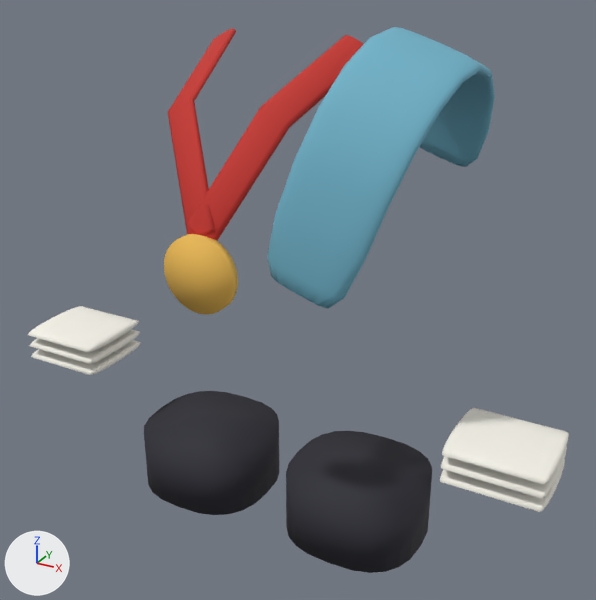
What one commit did to the glTF model public/arc/fighter/extras.glb.
Camera for both pictures: a 50 mm lens placed at (0.661, -1.151, 1.248), pointed at (0.033, -0.01, 0.677). The lights are fixed; the arrows at lower left show +X, +Y and +Z. The picture after the commit comes second. Where no turn or scale is listed for an object, it has been applied to the vertices.

Names of what the first picture shows: 'x_kneeL', 'x_kneeR', 'x_medal', 'x_ribbon', 'x_tapeL', 'x_tapeR', 'x_towel'.
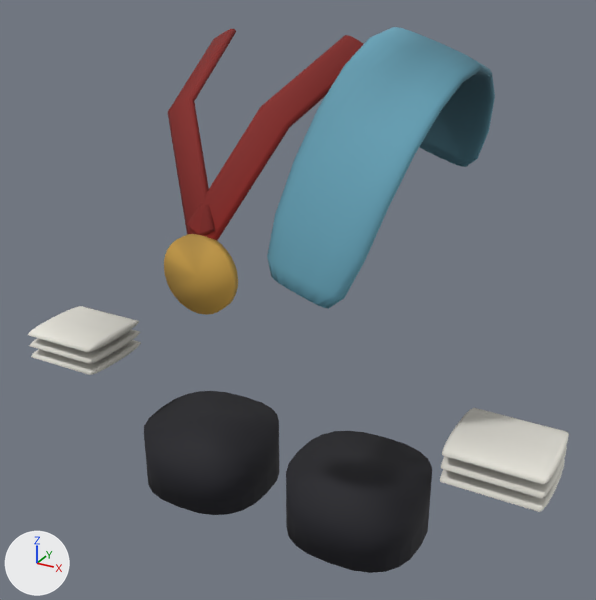
Location of each change, (x1, y1, x2, y2) in pixels of the pictures (596 x 600 px):
'x_ribbon', recoloured (darker)
    both: (168, 29, 363, 241)
'x_tapeL', recoloured
    both: (440, 408, 569, 512)
'x_tapeR', recoloured
    both: (29, 306, 141, 375)
'x_medal', recoloured
    both: (164, 234, 238, 315)

Diff of the bpy script that builds the scene:
```diff
--- a/public/arc/fighter/extras.glb.py
+++ b/public/arc/fighter/extras.glb.py
@@ mat_pad @@
 n0 = _N.new('ShaderNodeBsdfPrincipled'); n0.name = 'Principled BSDF'
-n0.inputs[0].default_value = (0.022, 0.022, 0.0331, 1.0)  # 'Base Color', dark grey #292933
 n0.inputs[2].default_value = 0.8  # 'Roughness'
 n1 = _N.new('ShaderNodeOutputMaterial'); n1.name = 'Material Output'
+n2 = _N.new('ShaderNodeMix'); n2.name = 'Mix'
+n2.data_type = 'RGBA'
+n2.blend_type = 'MULTIPLY'
+n2.inputs[0].default_value = 1.0  # 'Factor'
+n2.inputs[7].default_value = (0.022, 0.022, 0.0331, 1.0)  # 'B', dark grey #292933
+n3 = _N.new('ShaderNodeVertexColor'); n3.name = 'Color Attribute'
 _L.new(n0.outputs[0], n1.inputs[0])  # 'BSDF' to 'Surface'
+_L.new(n2.outputs[2], n0.inputs[0])  # 'Result' to 'Base Color'
+_L.new(n3.outputs[0], n2.inputs[6])  # 'Color' to 'A'
@@ mat_tape @@
 n0 = _N.new('ShaderNodeBsdfPrincipled'); n0.name = 'Principled BSDF'
-n0.inputs[0].default_value = (0.933, 0.911, 0.828, 1.0)  # 'Base Color', white #f7f5eb
 n0.inputs[2].default_value = 0.8  # 'Roughness'
 n1 = _N.new('ShaderNodeOutputMaterial'); n1.name = 'Material Output'
+n2 = _N.new('ShaderNodeMix'); n2.name = 'Mix'
+n2.data_type = 'RGBA'
+n2.blend_type = 'MULTIPLY'
+n2.inputs[0].default_value = 1.0  # 'Factor'
+n2.inputs[7].default_value = (0.933, 0.911, 0.828, 1.0)  # 'B', white #f7f5eb
+n3 = _N.new('ShaderNodeVertexColor'); n3.name = 'Color Attribute'
 _L.new(n0.outputs[0], n1.inputs[0])  # 'BSDF' to 'Surface'
+_L.new(n2.outputs[2], n0.inputs[0])  # 'Result' to 'Base Color'
+_L.new(n3.outputs[0], n2.inputs[6])  # 'Color' to 'A'
@@ mat_towel @@
 n0 = _N.new('ShaderNodeBsdfPrincipled'); n0.name = 'Principled BSDF'
-n0.inputs[0].default_value = (0.163, 0.448, 0.587, 1.0)  # 'Base Color', cyan #70b3c9
 n0.inputs[2].default_value = 0.8  # 'Roughness'
 n1 = _N.new('ShaderNodeOutputMaterial'); n1.name = 'Material Output'
+n2 = _N.new('ShaderNodeMix'); n2.name = 'Mix'
+n2.data_type = 'RGBA'
+n2.blend_type = 'MULTIPLY'
+n2.inputs[0].default_value = 1.0  # 'Factor'
+n2.inputs[7].default_value = (0.163, 0.448, 0.587, 1.0)  # 'B', cyan #70b3c9
+n3 = _N.new('ShaderNodeVertexColor'); n3.name = 'Color Attribute'
 _L.new(n0.outputs[0], n1.inputs[0])  # 'BSDF' to 'Surface'
+_L.new(n2.outputs[2], n0.inputs[0])  # 'Result' to 'Base Color'
+_L.new(n3.outputs[0], n2.inputs[6])  # 'Color' to 'A'
@@ mat_ribbon @@
 n0 = _N.new('ShaderNodeBsdfPrincipled'); n0.name = 'Principled BSDF'
-n0.inputs[0].default_value = (0.57, 0.0301, 0.022, 1.0)  # 'Base Color', red #c73029
 n0.inputs[2].default_value = 0.8  # 'Roughness'
 n1 = _N.new('ShaderNodeOutputMaterial'); n1.name = 'Material Output'
+n2 = _N.new('ShaderNodeMix'); n2.name = 'Mix'
+n2.data_type = 'RGBA'
+n2.blend_type = 'MULTIPLY'
+n2.inputs[0].default_value = 1.0  # 'Factor'
+n2.inputs[7].default_value = (0.57, 0.0301, 0.022, 1.0)  # 'B', red #c73029
+n3 = _N.new('ShaderNodeVertexColor'); n3.name = 'Color Attribute'
 _L.new(n0.outputs[0], n1.inputs[0])  # 'BSDF' to 'Surface'
+_L.new(n2.outputs[2], n0.inputs[0])  # 'Result' to 'Base Color'
+_L.new(n3.outputs[0], n2.inputs[6])  # 'Color' to 'A'
@@ mat_medal @@
 n0 = _N.new('ShaderNodeBsdfPrincipled'); n0.name = 'Principled BSDF'
-n0.inputs[0].default_value = (0.89, 0.523, 0.0946, 1.0)  # 'Base Color', orange #f2bf57
 n0.inputs[2].default_value = 0.8  # 'Roughness'
 n1 = _N.new('ShaderNodeOutputMaterial'); n1.name = 'Material Output'
+n2 = _N.new('ShaderNodeMix'); n2.name = 'Mix'
+n2.data_type = 'RGBA'
+n2.blend_type = 'MULTIPLY'
+n2.inputs[0].default_value = 1.0  # 'Factor'
+n2.inputs[7].default_value = (0.89, 0.523, 0.0946, 1.0)  # 'B', orange #f2bf57
+n3 = _N.new('ShaderNodeVertexColor'); n3.name = 'Color Attribute'
 _L.new(n0.outputs[0], n1.inputs[0])  # 'BSDF' to 'Surface'
+_L.new(n2.outputs[2], n0.inputs[0])  # 'Result' to 'Base Color'
+_L.new(n3.outputs[0], n2.inputs[6])  # 'Color' to 'A'
@@ me_x_tapel @@
 me_x_tapel.from_pydata(...)  # 294 vertices, 576 faces; spans x -0.083..0.083, y -0.078..0.078, z -0.032..0.032
+# me_x_tapel part 1: vertex colours changed
 me_x_tapel.materials.append(mat_tape)
@@ me_x_towel_001 @@
 me_x_towel_001.from_pydata(...)  # 418 vertices, 832 faces; spans x -0.114..0.114, y -0.209..0.209, z -0.18..0.18
+# me_x_towel_001 part 2: vertex colours changed
 me_x_towel_001.materials.append(mat_towel)
@@ me_x_ribbon @@
 me_x_ribbon.from_pydata(...)  # 184 vertices, 360 faces; spans x -0.144..0.144, y -0.133..0.133, z -0.133..0.133
+# me_x_ribbon part 3: vertex colours changed
 me_x_ribbon.materials.append(mat_ribbon)
@@ me_x_medal @@
 me_x_medal.from_pydata(...)  # 66 vertices, 128 faces; spans x -0.06..0.06, y -0.0075..0.0075, z -0.06..0.06
+# me_x_medal part 4: vertex colours changed
 me_x_medal.materials.append(mat_medal)
```
